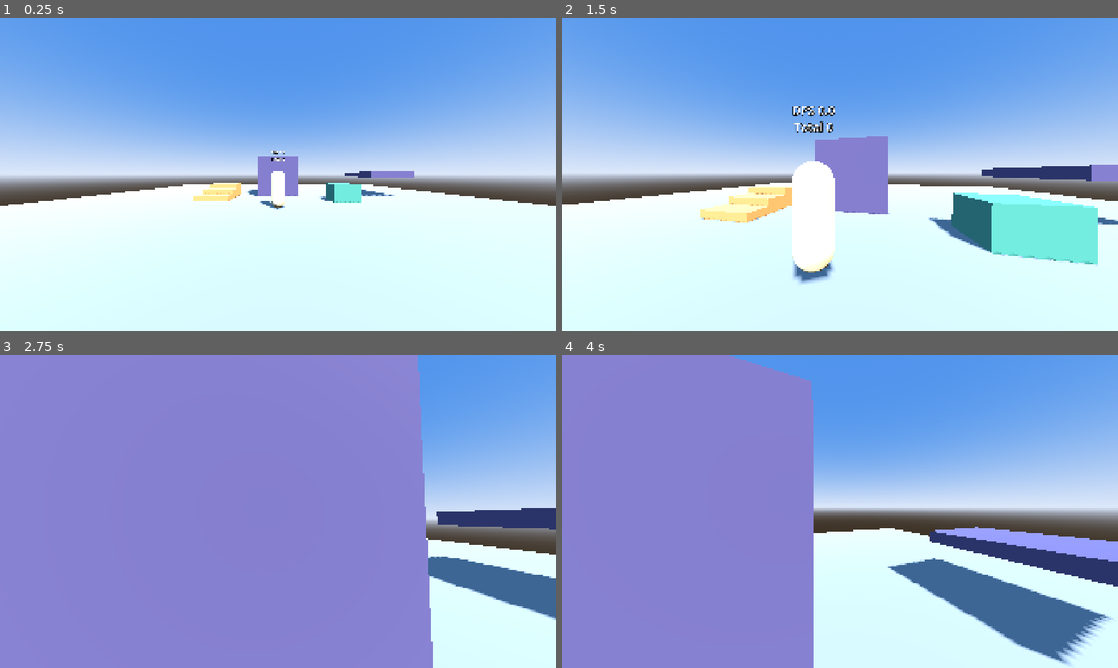
Above: before the commit, frames 1-4 (two rows, left to right).
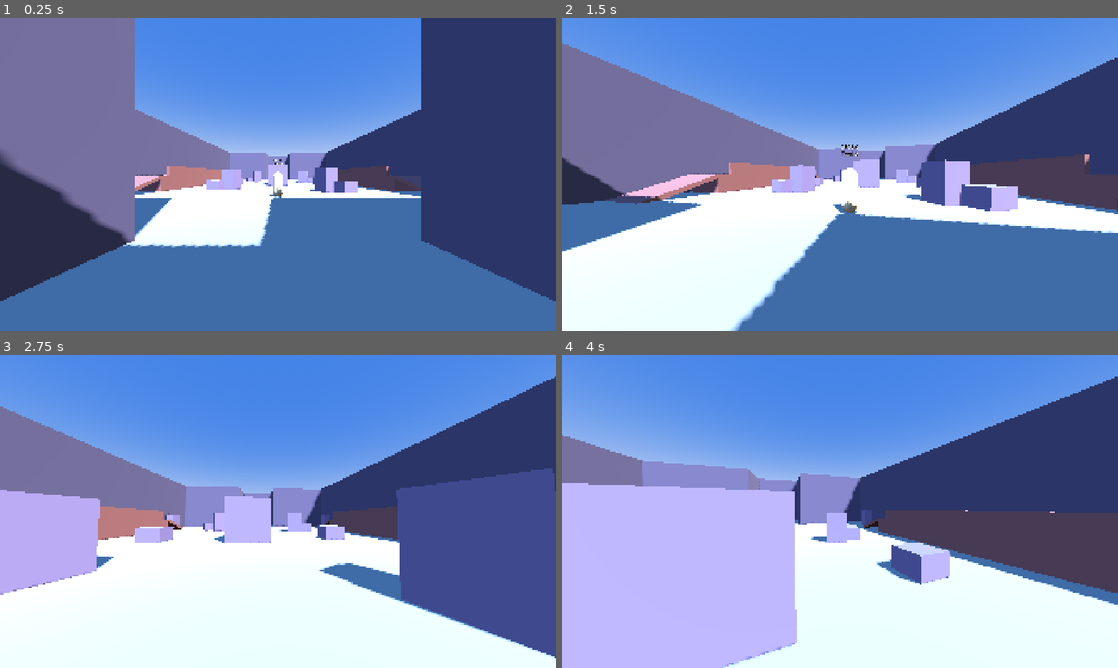
Above: after the commit, the same moments.

Repository: VSennaa/DynMagic
Game: Godot game, scene res://scenes/sandbox/training.tscn
Same seed, same stepped clock (60 frames per second), same inputs: the game is played once before the commit and once after it. Before the commit the project starts from res://scenes/sandbox/sandbox.tscn.
Inputs (mouse positions are in pixels of both pictures, inside the frame that each line leads up to):
- Up to frame 1 (0.25 s): no input
- Up to frame 2 (1.5 s): tap Enter at 0.5 s; move the mouse to (867, 174) at 0.52 s; hold W (move_forward) from 0.53 s (still down); click (867, 174) at 0.6 s; tap Space (jump) at 0.77, 1.07 s; move the mouse to (812, 174) at 1.27 s; tap Ctrl (crouch) at 1.35 s
- Up to frame 3 (2.75 s): keep holding W (move_forward); tap Space (jump) at 1.52, 1.82 s; move the mouse to (289, 505) at 2.02 s; right-click (289, 505) at 2.1 s
- Up to frame 4 (4 s): keep holding W (move_forward); move the mouse to (834, 517) at 2.77 s; tap Tab (scoreboard) at 2.85 s; click (834, 517) at 2.92 s; tap Space (jump) at 3.02, 3.32, 3.77 s; move the mouse to (878, 514) at 3.52 s; tap Q (slot_1) at 3.6 s

The runs differ from the first frame. In frame 1, 76% of the frame differs, in the area x 0-100%, y 0-100%; in frame 2, 55%; in frame 3, 92%; in frame 4, 71%.

Commit message:
feat(arena): Arena A greybox built from a mirrored half-map
ArenaBuilder generates walls, spawn corridors, side balconies with ramps, cover and spawn markers. Training scene uses it as the main scene.

Co-Authored-By: Claude Opus 5.5 <noreply@anthropic.com>

Diff:
--- a/project.godot
+++ b/project.godot
@@ -12,7 +12,7 @@
 
 config/name="DynMagic"
 config/description="1v1 dynamic magic arena (first person, LAN)"
-run/main_scene="res://scenes/sandbox/sandbox.tscn"
+run/main_scene="res://scenes/sandbox/training.tscn"
 config/features=PackedStringArray("4.7", "Forward Plus")
 
 [autoload]
--- /dev/null
+++ b/scenes/arena/arena_a.tscn
@@ -0,0 +1,29 @@
+[gd_scene load_steps=5 format=3]
+
+[ext_resource type="Script" path="res://scenes/arena/arena_builder.gd" id="1_builder"]
+
+[sub_resource type="ProceduralSkyMaterial" id="Sky_mat"]
+sky_top_color = Color(0.22, 0.4, 0.82, 1)
+sky_horizon_color = Color(0.78, 0.82, 0.95, 1)
+ground_horizon_color = Color(0.78, 0.82, 0.95, 1)
+
+[sub_resource type="Sky" id="Sky_res"]
+sky_material = SubResource("Sky_mat")
+
+[sub_resource type="Environment" id="Env"]
+background_mode = 2
+sky = SubResource("Sky_res")
+ambient_light_source = 3
+tonemap_mode = 2
+
+[node name="ArenaA" type="Node3D"]
+
+[node name="WorldEnvironment" type="WorldEnvironment" parent="."]
+environment = SubResource("Env")
+
+[node name="Sun" type="DirectionalLight3D" parent="."]
+transform = Transform3D(0.866025, -0.353553, 0.353553, 0, 0.707107, 0.707107, -0.5, -0.612372, 0.612372, 0, 12, 0)
+shadow_enabled = true
+
+[node name="Layout" type="Node3D" parent="."]
+script = ExtResource("1_builder")
--- /dev/null
+++ b/scenes/arena/arena_builder.gd
@@ -0,0 +1,165 @@
+@tool
+class_name ArenaBuilder
+extends Node3D
+## Builds an arena greybox from half-map tables and mirrors it by 180° around Y,
+## so both spawns see the same layout. See docs/specs/03-arenas.md.
+## Rebuilds in the editor when `variant` changes, and at runtime on _ready.
+
+const ARENA_X: float = 28.0
+const ARENA_Z: float = 38.0
+const WALL_HEIGHT: float = 8.0
+const WALL_THICKNESS: float = 1.0
+const SPAWN_SIZE: float = 7.0
+const BALCONY_WIDTH: float = 3.0
+const BALCONY_HEIGHT: float = 1.5
+const BALCONY_HALF_LENGTH: float = 9.0
+const RAMP_LENGTH: float = 4.0
+
+## Cover entries: [x, z, size_x, size_y, size_z, rotation_deg]. Only the north half (z < 0)
+## and the centre line are listed; the builder adds the 180° mirror of each entry off-centre.
+const LAYOUTS: Dictionary = {
+	&"A": [
+		# Central pillar (on the mirror axis: not duplicated).
+		[0.0, 0.0, 3.0, 3.0, 3.0, 0.0],
+		# Low boxes on the X axis, 5 m from the pillar.
+		[-6.5, 0.0, 1.5, 1.0, 1.5, 0.0],
+		# Box pairs (low + high) in the quadrants, rotated 20-30°.
+		[-6.0, -9.5, 1.5, 1.0, 1.5, 25.0],
+		[-4.6, -8.85, 1.5, 2.2, 1.5, 25.0],
+		[6.5, -7.0, 1.5, 1.0, 1.5, -20.0],
+		[5.1, -6.5, 1.5, 2.2, 1.5, -20.0],
+		# Wall niches.
+		[-13.25, -14.0, 1.5, 2.2, 1.0, 90.0],
+		[13.25, -15.5, 1.5, 2.2, 1.0, 90.0],
+	],
+}
+
+@export var variant: StringName = &"A":
+	set(value):
+		variant = value
+		if is_inside_tree():
+			build()
+
+@export var floor_color: Color = Color(0.62, 0.6, 0.56)
+@export var wall_color: Color = Color(0.36, 0.33, 0.42)
+@export var cover_color: Color = Color(0.5, 0.44, 0.58)
+@export var balcony_color: Color = Color(0.55, 0.36, 0.34)
+
+
+func _ready() -> void:
+	build()
+
+
+func build() -> void:
+	for child: Node in get_children():
+		if child.has_meta(&"generated"):
+			remove_child(child)
+			child.free()
+	_build_shell()
+	_build_balconies()
+	_build_cover()
+	_build_spawns()
+
+
+## Cover table expanded with its 180° mirror. Entries on the centre point are not duplicated.
+static func mirrored_layout(layout_variant: StringName) -> Array:
+	var out: Array = []
+	for entry: Array in LAYOUTS.get(layout_variant, []):
+		out.append(entry)
+		var x: float = entry[0]
+		var z: float = entry[1]
+		if absf(x) > 0.001 or absf(z) > 0.001:
+			out.append([-x, -z, entry[2], entry[3], entry[4], float(entry[5]) + 180.0])
+	return out
+
+
+func _build_shell() -> void:
+	var hx: float = ARENA_X * 0.5
+	var hz: float = ARENA_Z * 0.5
+	var spawn_depth: float = SPAWN_SIZE
+	_box("Floor", Vector3(0, -0.5, 0), Vector3(ARENA_X, 1.0, ARENA_Z + spawn_depth * 2.0), floor_color)
+	# Side walls.
+	_box("WallWest", Vector3(-hx - WALL_THICKNESS * 0.5, WALL_HEIGHT * 0.5, 0), Vector3(WALL_THICKNESS, WALL_HEIGHT, ARENA_Z), wall_color)
+	_box("WallEast", Vector3(hx + WALL_THICKNESS * 0.5, WALL_HEIGHT * 0.5, 0), Vector3(WALL_THICKNESS, WALL_HEIGHT, ARENA_Z), wall_color)
+	# End walls with a spawn opening in the middle, plus the spawn corridors.
+	var side_len: float = (ARENA_X - SPAWN_SIZE) * 0.5
+	for sign_z: float in [-1.0, 1.0]:
+		var tag: String = "North" if sign_z < 0.0 else "South"
+		var z_wall: float = sign_z * (hz + WALL_THICKNESS * 0.5)
+		for sign_x: float in [-1.0, 1.0]:
+			var x_center: float = sign_x * (SPAWN_SIZE * 0.5 + side_len * 0.5)
+			_box("Wall%s%s" % [tag, "W" if sign_x < 0.0 else "E"], Vector3(x_center, WALL_HEIGHT * 0.5, z_wall), Vector3(side_len, WALL_HEIGHT, WALL_THICKNESS), wall_color)
+		var z_corridor: float = sign_z * (hz + spawn_depth * 0.5)
+		for sign_x: float in [-1.0, 1.0]:
+			_box("Spawn%sSide%s" % [tag, "W" if sign_x < 0.0 else "E"], Vector3(sign_x * (SPAWN_SIZE * 0.5 + WALL_THICKNESS * 0.5), WALL_HEIGHT * 0.5, z_corridor), Vector3(WALL_THICKNESS, WALL_HEIGHT, spawn_depth), wall_color)
+		_box("Spawn%sBack" % tag, Vector3(0, WALL_HEIGHT * 0.5, sign_z * (hz + spawn_depth + WALL_THICKNESS * 0.5)), Vector3(SPAWN_SIZE + WALL_THICKNESS * 2.0, WALL_HEIGHT, WALL_THICKNESS), wall_color)
+	# Invisible ceiling.
+	var ceiling: StaticBody3D = StaticBody3D.new()
+	ceiling.name = "Ceiling"
+	var shape: CollisionShape3D = CollisionShape3D.new()
+	var box: BoxShape3D = BoxShape3D.new()
+	box.size = Vector3(ARENA_X, 1.0, ARENA_Z + spawn_depth * 2.0)
+	shape.shape = box
+	ceiling.add_child(shape)
+	ceiling.position = Vector3(0, WALL_HEIGHT + 0.5, 0)
+	_adopt(ceiling)
+
+
+## Raised side balconies with a ramp at each end (the red wedges of the reference image).
+func _build_balconies() -> void:
+	var hx: float = ARENA_X * 0.5
+	for sign_x: float in [-1.0, 1.0]:
+		var x: float = sign_x * (hx - BALCONY_WIDTH * 0.5)
+		var tag: String = "W" if sign_x < 0.0 else "E"
+		_box("Balcony%s" % tag, Vector3(x, BALCONY_HEIGHT * 0.5, 0), Vector3(BALCONY_WIDTH, BALCONY_HEIGHT, BALCONY_HALF_LENGTH * 2.0), balcony_color)
+		_box("Parapet%s" % tag, Vector3(x - sign_x * (BALCONY_WIDTH * 0.5 - 0.1), BALCONY_HEIGHT + 0.5, 0), Vector3(0.2, 1.0, BALCONY_HALF_LENGTH * 2.0 - 2.0), balcony_color)
+		for sign_z: float in [-1.0, 1.0]:
+			_ramp("Ramp%s%s" % [tag, "N" if sign_z < 0.0 else "S"], x, sign_z)
+
+
+func _ramp(ramp_name: String, x: float, sign_z: float) -> void:
+	var slope_len: float = sqrt(RAMP_LENGTH * RAMP_LENGTH + BALCONY_HEIGHT * BALCONY_HEIGHT)
+	var angle: float = atan2(BALCONY_HEIGHT, RAMP_LENGTH)
+	var center_z: float = sign_z * (BALCONY_HALF_LENGTH + RAMP_LENGTH * 0.5)
+	var ramp: CSGBox3D = _box(ramp_name, Vector3(x, BALCONY_HEIGHT * 0.5 - 0.15, center_z), Vector3(BALCONY_WIDTH, 0.3, slope_len), balcony_color)
+	ramp.rotation.x = angle * sign_z
+
+
+func _build_cover() -> void:
+	var index: int = 0
+	for entry: Array in mirrored_layout(variant):
+		var size: Vector3 = Vector3(entry[2], entry[3], entry[4])
+		var box: CSGBox3D = _box("Cover%02d" % index, Vector3(entry[0], size.y * 0.5, entry[1]), size, cover_color)
+		box.rotation.y = deg_to_rad(float(entry[5]))
+		box.add_to_group(&"cover")
+		index += 1
+
+
+func _build_spawns() -> void:
+	var hz: float = ARENA_Z * 0.5 + SPAWN_SIZE * 0.5
+	for sign_z: float in [-1.0, 1.0]:
+		var marker: Marker3D = Marker3D.new()
+		marker.name = "SpawnNorth" if sign_z < 0.0 else "SpawnSouth"
+		marker.position = Vector3(0, 0, sign_z * hz)
+		# Face the arena centre.
+		marker.rotation.y = 0.0 if sign_z > 0.0 else PI
+		marker.add_to_group(&"spawn")
+		_adopt(marker)
+
+
+func _box(box_name: String, pos: Vector3, size: Vector3, color: Color) -> CSGBox3D:
+	var box: CSGBox3D = CSGBox3D.new()
+	box.name = box_name
+	box.size = size
+	box.position = pos
+	box.use_collision = true
+	var mat: StandardMaterial3D = StandardMaterial3D.new()
+	mat.albedo_color = color
+	box.material = mat
+	_adopt(box)
+	return box
+
+
+func _adopt(node: Node) -> void:
+	node.set_meta(&"generated", true)
+	add_child(node)
--- /dev/null
+++ b/scenes/sandbox/training.gd
@@ -0,0 +1,8 @@
+extends Node3D
+## Offline training: the player starts at the south spawn of the arena.
+
+
+func _ready() -> void:
+	var spawn: Marker3D = get_node(^"Arena/Layout/SpawnSouth") as Marker3D
+	var player: Player = $Player as Player
+	player.global_transform = spawn.global_transform
--- /dev/null
+++ b/scenes/sandbox/training.tscn
@@ -0,0 +1,16 @@
+[gd_scene load_steps=5 format=3]
+
+[ext_resource type="Script" path="res://scenes/sandbox/training.gd" id="1_training"]
+[ext_resource type="PackedScene" path="res://scenes/arena/arena_a.tscn" id="2_arena"]
+[ext_resource type="PackedScene" path="res://scenes/player/player.tscn" id="3_player"]
+[ext_resource type="PackedScene" path="res://scenes/sandbox/training_dummy.tscn" id="4_dummy"]
+
+[node name="Training" type="Node3D"]
+script = ExtResource("1_training")
+
+[node name="Arena" parent="." instance=ExtResource("2_arena")]
+
+[node name="Player" parent="." instance=ExtResource("3_player")]
+
+[node name="TrainingDummy" parent="." instance=ExtResource("4_dummy")]
+transform = Transform3D(1, 0, 0, 0, 1, 0, 0, 0, 1, 0, 0, 12)
--- /dev/null
+++ b/tests/test_arena_layout.gd
@@ -0,0 +1,35 @@
+@tool
+extends McpTestSuite
+## Arena half-map mirroring (docs/specs/03-arenas.md sections 1 and 5).
+
+
+func suite_name() -> String:
+	return "arena_layout"
+
+
+func test_mirror_doubles_off_centre_entries() -> void:
+	var half: Array = ArenaBuilder.LAYOUTS[&"A"]
+	var full: Array = ArenaBuilder.mirrored_layout(&"A")
+	var centred: int = 0
+	for entry: Array in half:
+		if absf(float(entry[0])) < 0.001 and absf(float(entry[1])) < 0.001:
+			centred += 1
+	assert_eq(full.size(), half.size() * 2 - centred)
+
+
+func test_every_entry_has_its_180_degree_twin() -> void:
+	var full: Array = ArenaBuilder.mirrored_layout(&"A")
+	for entry: Array in full:
+		var found: bool = false
+		for other: Array in full:
+			if absf(float(other[0]) + float(entry[0])) < 0.001 and absf(float(other[1]) + float(entry[1])) < 0.001 \
+					and is_equal_approx(float(other[3]), float(entry[3])):
+				found = true
+				break
+		assert_true(found, "no mirror twin for %s" % [entry])
+
+
+func test_cover_stays_inside_the_arena() -> void:
+	for entry: Array in ArenaBuilder.mirrored_layout(&"A"):
+		assert_true(absf(float(entry[0])) <= ArenaBuilder.ARENA_X * 0.5, "x out of bounds: %s" % [entry])
+		assert_true(absf(float(entry[1])) <= ArenaBuilder.ARENA_Z * 0.5, "z out of bounds: %s" % [entry])
Not shown, added: scenes/arena/arena_builder.gd.uid
Not shown, added: scenes/sandbox/training.gd.uid
Not shown, added: tests/test_arena_layout.gd.uid
Not shown, changed: docs/ROADMAP.md
